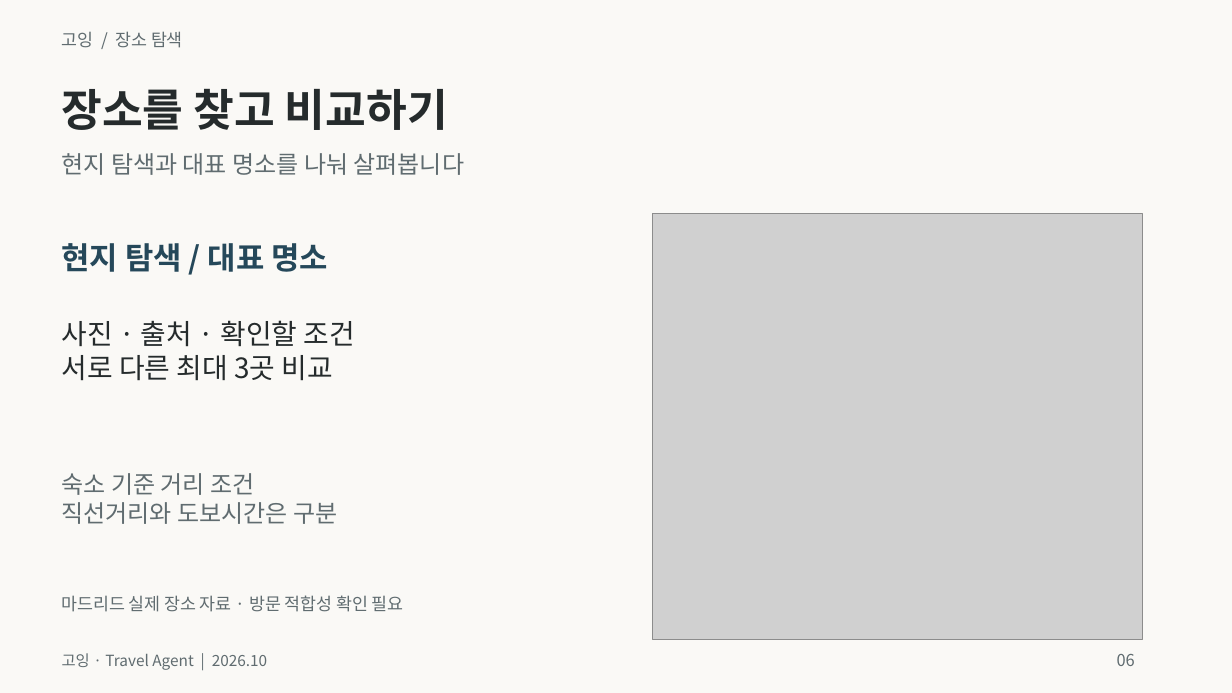
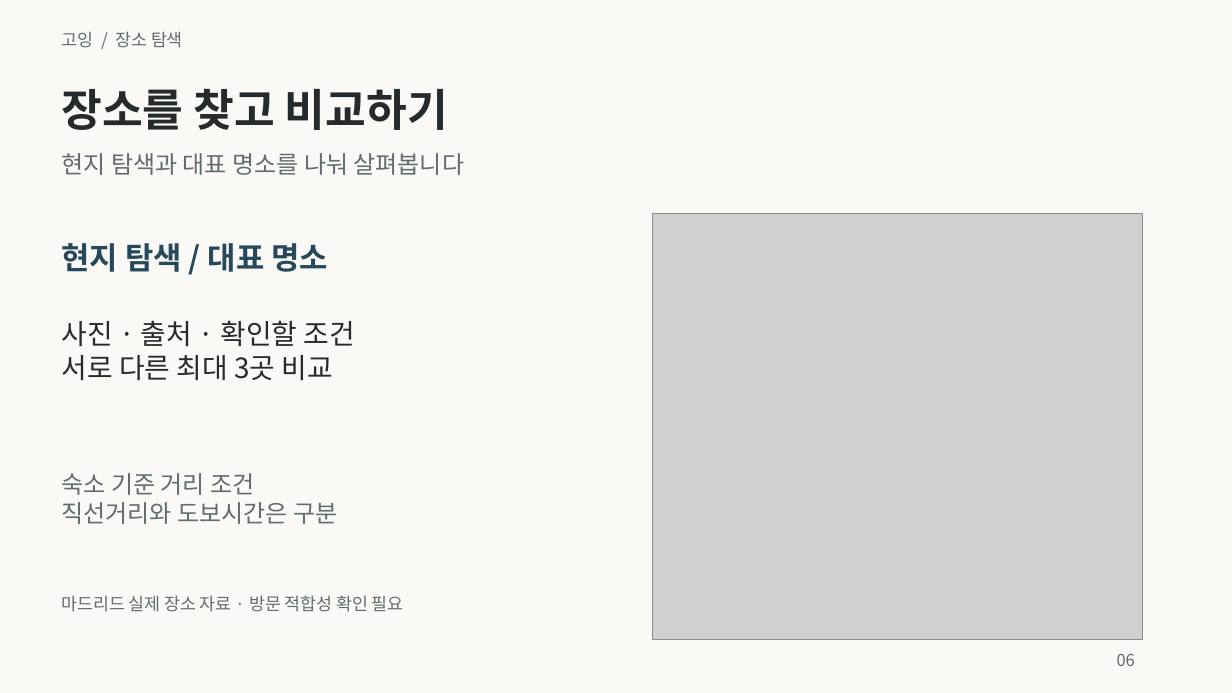
Before and after one commit to Jin-s-work/Travel-Agent, a slide deck: slide 6 of docs/presentation/going-class-presentation.pptx. Drawn at 1232x693 pixels with LibreOffice and Linux fonts; fonts in the diff are those of the drawing; grey boxes stand for pictures. Boxes give left, top, right and bottom in pixels: in the first picture for what was removed or moved away, otherwise in the second. Text is boxed around its words. In the diff, an @@ line names an element or a change of style, - is before the commit and + after.

```diff
--- a/docs/presentation/going-class-presentation.pptx
+++ b/docs/presentation/going-class-presentation.pptx
@@ text removed at (62,653,267,670) @@
-고잉 · Travel Agent | 2026.10
```
Also in this commit, not shown: 7 other slides changed, 1 slide added, 1 slide removed, 11 other files.
